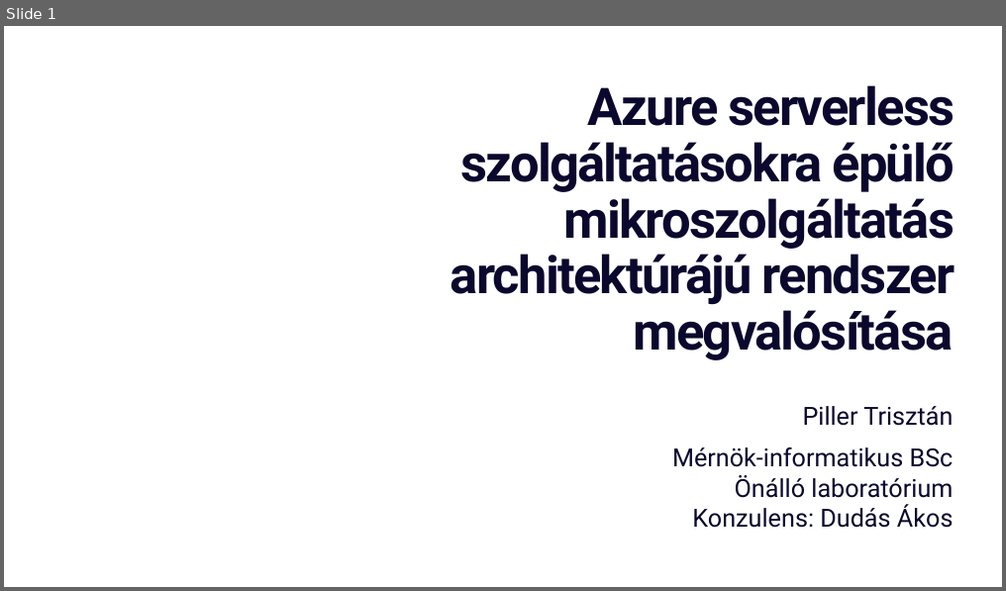
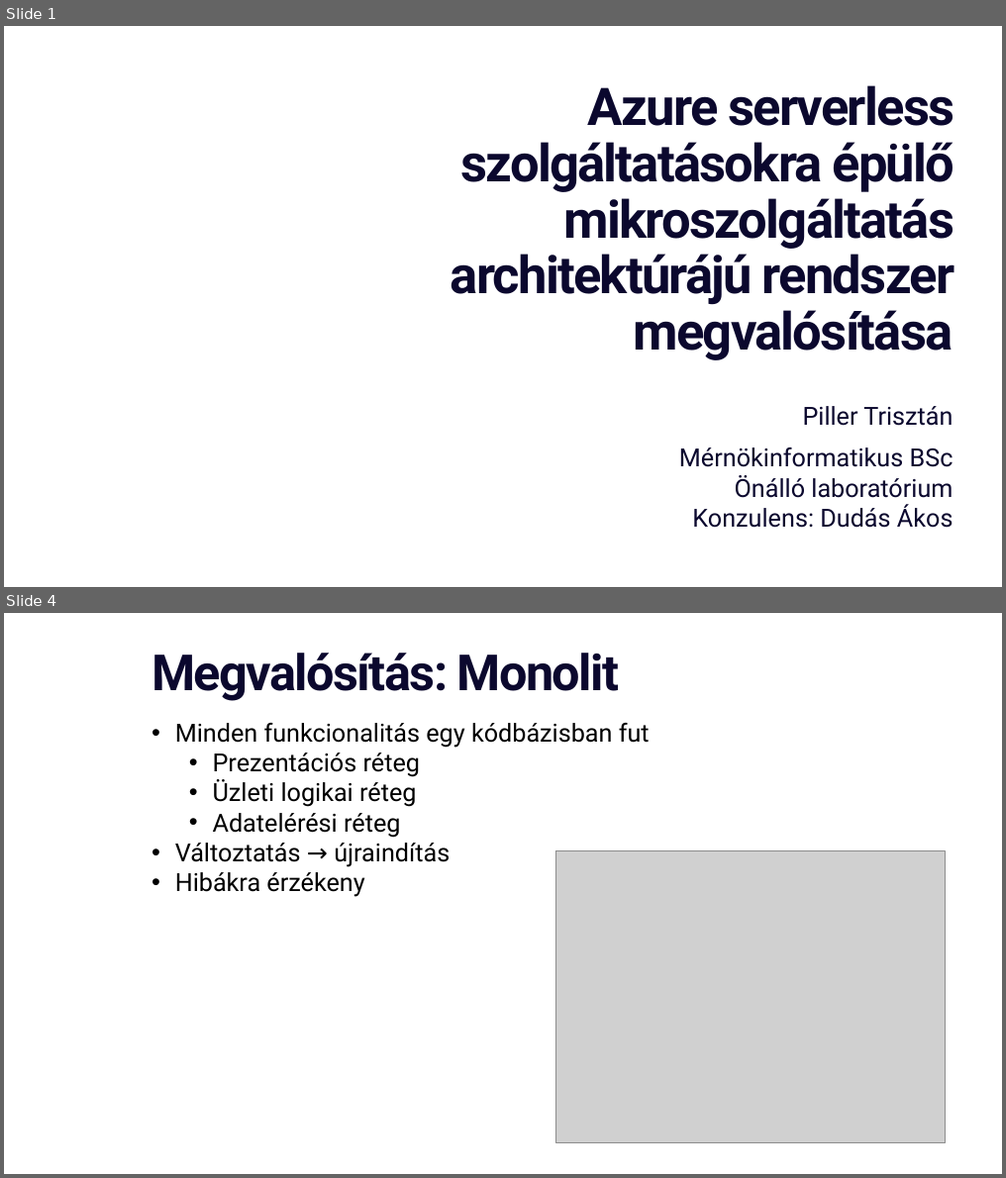
Before and after one commit to triszt4n/remark, a slide deck: docs/Presentation_hu.pptx. Shown one above the other, each under a label of ours: slide 1 before the commit, slides 1 and 4 after it; the slides between them are not shown. The pictures are 1006x591 and 1006x1178 pixels, drawn with LibreOffice and Linux fonts; fonts in the diff are those of the drawing; grey boxes stand for pictures; background and template pictures are left out. Boxes give left, top, right and bottom in pixels: in the first picture for what was removed or moved away, otherwise in the second. Text is boxed around its words. In the diff, an @@ line names an element or a change of style, - is before the commit and + after.

```diff
--- a/docs/Presentation_hu.pptx
+++ b/docs/Presentation_hu.pptx
@@ slide 4 added at (4,613,1002,1174), background #FFFFFF @@
@@ title added at (152,653,620,701), 48 pt, text #0B082E, bold @@
+Megvalósítás: Monolit
@@ text added at (175,723,649,897), 24 pt, text #000000 @@
+• Minden funkcionalitás egy kódbázisban fut
+  • Prezentációs réteg
+  • Üzleti logikai réteg
+  • Adatelérési réteg
+• Változtatás → újraindítás
+• Hibákra érzékeny
@@ picture added at (555,852,945,1144) @@
@@ slide 1 changed as well @@
@@ subtitle "Piller Trisztán": place and size @@
-subtitle "Piller Trisztán" at (672,406,953,528)
+subtitle "Piller Trisztán" at (679,406,953,528)
@@ subtitle at (679,448,953,468): text changed @@
-Mérnök-informatikus BSc
+Mérnökinformatikus BSc
```
Also in this commit, not shown: 10 other slides added, 1 slide removed, 11 other files.
